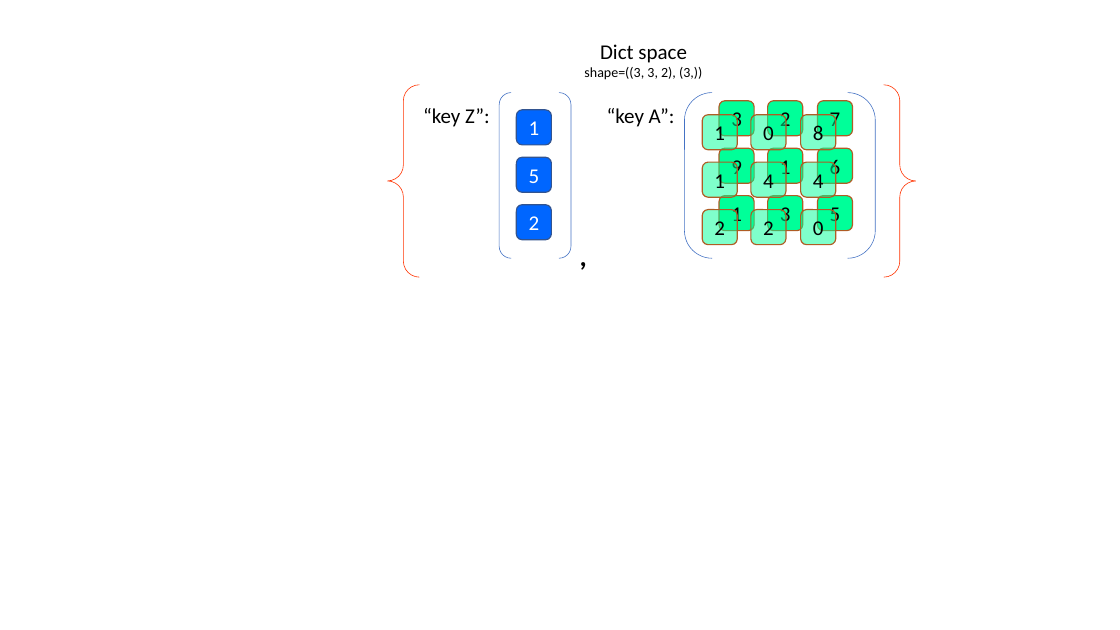
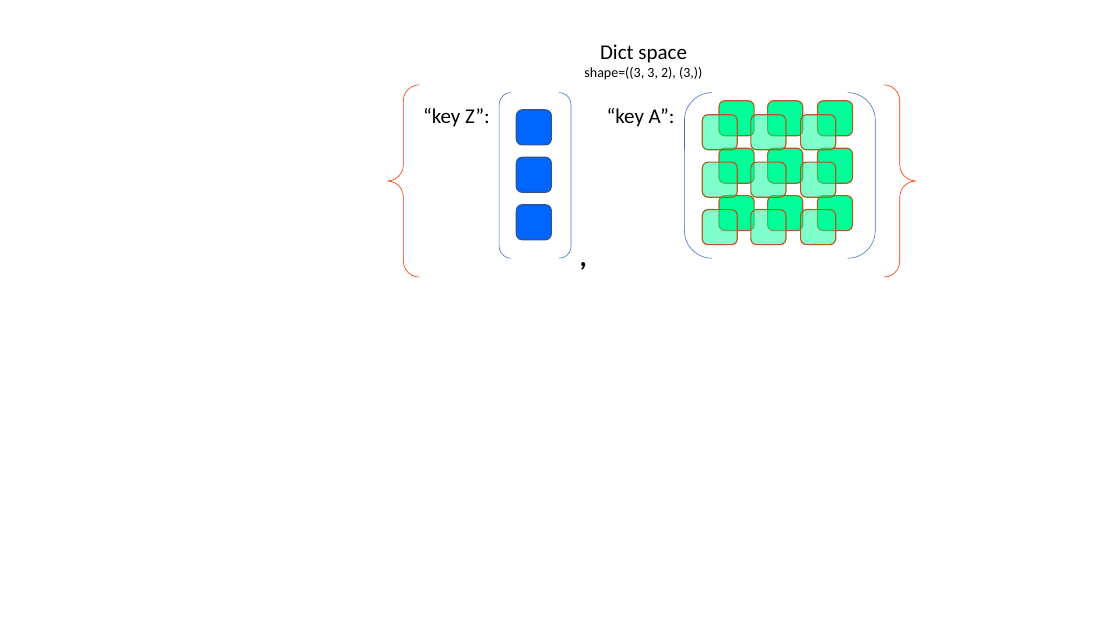
Before and after one commit to rlgraph/rlgraph, a slide deck: slide 4 of docs/images/image_ppt.pptx. Drawn at 1120x630 pixels with LibreOffice and Linux fonts; fonts in the diff are those of the drawing. Boxes give left, top, right and bottom in pixels: in the first picture for what was removed or moved away, otherwise in the second. Text is boxed around its words. In the diff, an @@ line names an element or a change of style, - is before the commit and + after.

```diff
--- a/docs/images/image_ppt.pptx
+++ b/docs/images/image_ppt.pptx
@@ text in rounded rectangle at bbox=[731, 112, 742, 133]: text removed @@
-3
@@ text in rounded rectangle at bbox=[780, 112, 791, 133]: text removed @@
-2
@@ text in rounded rectangle at bbox=[830, 112, 841, 133]: text removed @@
-7
@@ text in rounded rectangle at bbox=[529, 121, 540, 135]: text removed @@
-1
@@ text in rounded rectangle at bbox=[714, 123, 725, 140]: text removed @@
-1
@@ text in rounded rectangle at bbox=[763, 123, 774, 140]: text removed @@
-0
@@ text in rounded rectangle at bbox=[813, 123, 824, 147]: text removed @@
-8
@@ text in rounded rectangle at bbox=[529, 169, 540, 183]: text removed @@
-5
@@ text in rounded rectangle at bbox=[714, 170, 725, 188]: text removed @@
-1
@@ text in rounded rectangle at bbox=[731, 160, 742, 180]: text removed @@
-9
@@ text in rounded rectangle at bbox=[763, 170, 774, 188]: text removed @@
-4
@@ text in rounded rectangle at bbox=[780, 160, 791, 180]: text removed @@
-1
@@ text in rounded rectangle at bbox=[813, 170, 824, 188]: text removed @@
-4
@@ text in rounded rectangle at bbox=[830, 159, 841, 180]: text removed @@
-6
@@ text in rounded rectangle at bbox=[731, 207, 742, 228]: text removed @@
-1
@@ text in rounded rectangle at bbox=[780, 207, 791, 228]: text removed @@
-3
@@ text in rounded rectangle at bbox=[830, 207, 841, 228]: text removed @@
-5
@@ text in rounded rectangle at bbox=[529, 216, 540, 230]: text removed @@
-2
@@ text in rounded rectangle at bbox=[714, 218, 725, 235]: text removed @@
-2
@@ text in rounded rectangle at bbox=[763, 218, 774, 235]: text removed @@
-2
@@ text in rounded rectangle at bbox=[813, 218, 824, 235]: text removed @@
-0
```
Also in this commit, not shown: 1 other slide changed, 1 slide added, 8 other files.
